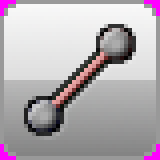
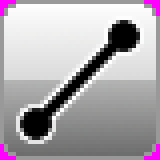
The second (160, 160) image is a revision of the first. Changes to its layers:
removed layer "Drop Shadow #4" (was 80%) over [28, 28, 132, 132]
removed layer "Drop Shadow #3" (was 50%) over [28, 28, 132, 132]
moved "Layer #2" above "Layer #5", painted on it over [4, 4, 156, 140]
moved "Layer #5" above "Layer", painted on it over [16, 16, 144, 144]
removed layer "Layer #7" over [24, 24, 136, 136]
removed layer "Layer #6" over [36, 36, 124, 124]
removed layer "Drop Shadow #1" (was 90%) over [28, 28, 140, 140]
removed layer "Drop Shadow" (was 90%) over [28, 28, 132, 132]
hid "Layer", moved it above "Layer #4", painted on it over [4, 4, 156, 156]
painted on "Layer #4" over [4, 4, 156, 156]
painted on "Layer #3" over [4, 4, 156, 132]
painted on "Layer #1" over [4, 4, 156, 156]
